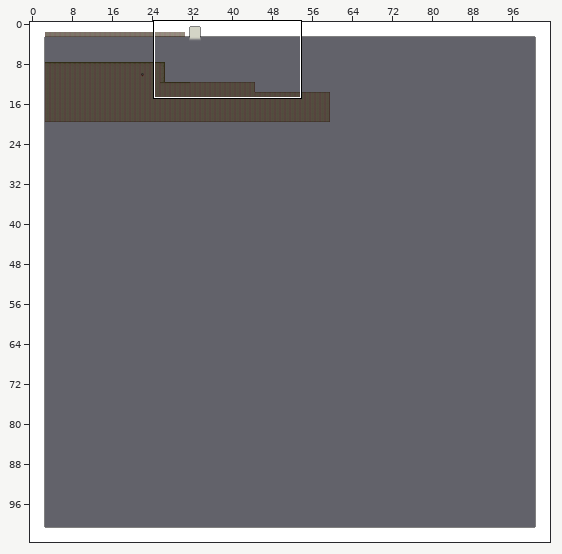
Two states of a Tiled map, MagnetBoy/MagnetBoy/MagnetBoyContent/sewer.tmx. The picture above shows the old version from afar; the outline marks the close-up.
Close-up. The starting point:
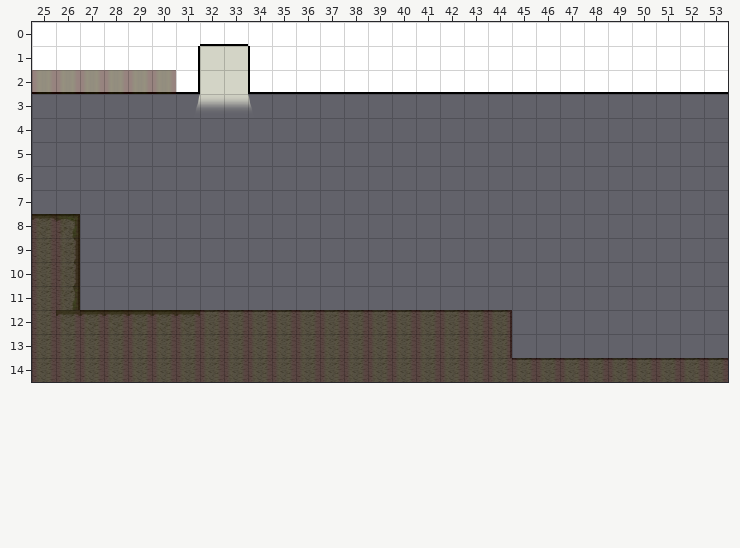
Cells are 32x32 px. Shown: x 25..53, y 0..14. The commit also changed other parts of the map, which this record leaves out. Tiles whose own drawing changed are shown in their newer look in all pictures.
The result:
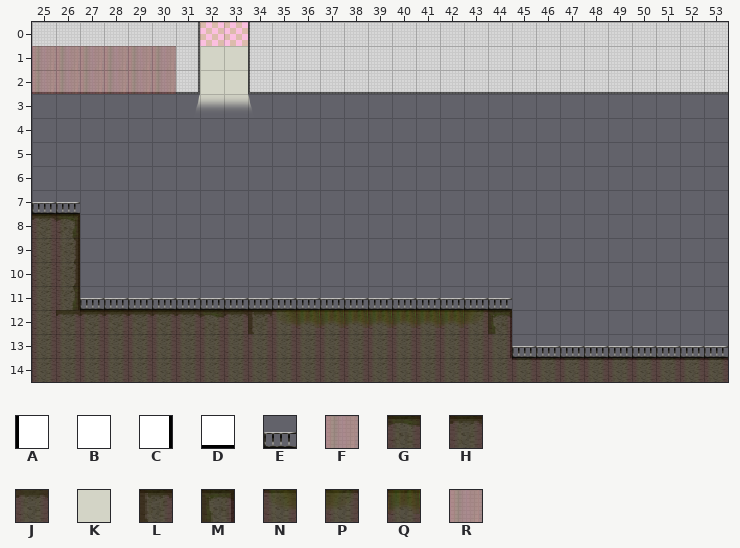
Key: from "genericBlock": A 8, B 9, C 10, D 17; from "sewerDecor": E 0; from "sewerPaint": F 7, G 8, H 9, J 10, K 16, L 20, M 21, N 28, P 29, Q 30; from "sewerTexture": R 3.
_ is an empty cell.
Tiles replaced or removed in this view: B, D, J.
Tiles of an added or newly shown layer are drawn over the layers below it.
See-through tiles are keyed as they look on the map.
What changed:
Changed rows in their new state; . is an unchanged cell.
Layer "block":
first column x 31:
 0 C__A
Layer "texture":
first column x 25:
 0 RRRRRRR..RRRRRRRRRRRRRRRRRRRR
 1 RRRRRRR..RRRRRRRRRRRRRRRRRRRR
 2 RRRRRRR..RRRRRRRRRRRRRRRRRRRR
Layer "paint":
first column x 25:
 0 .......KK
 1 FFFFFF...
 2 FFFFFF...
Layer "paint2":
first column x 32:
12 GHLNQQQQQQQPM
Layer "decor" (added):
first column x 25:
 7 EE
first column x 27:
11 EEEEEEEEEEEEEEEEEE.........
13 ..................EEEEEEEEE
